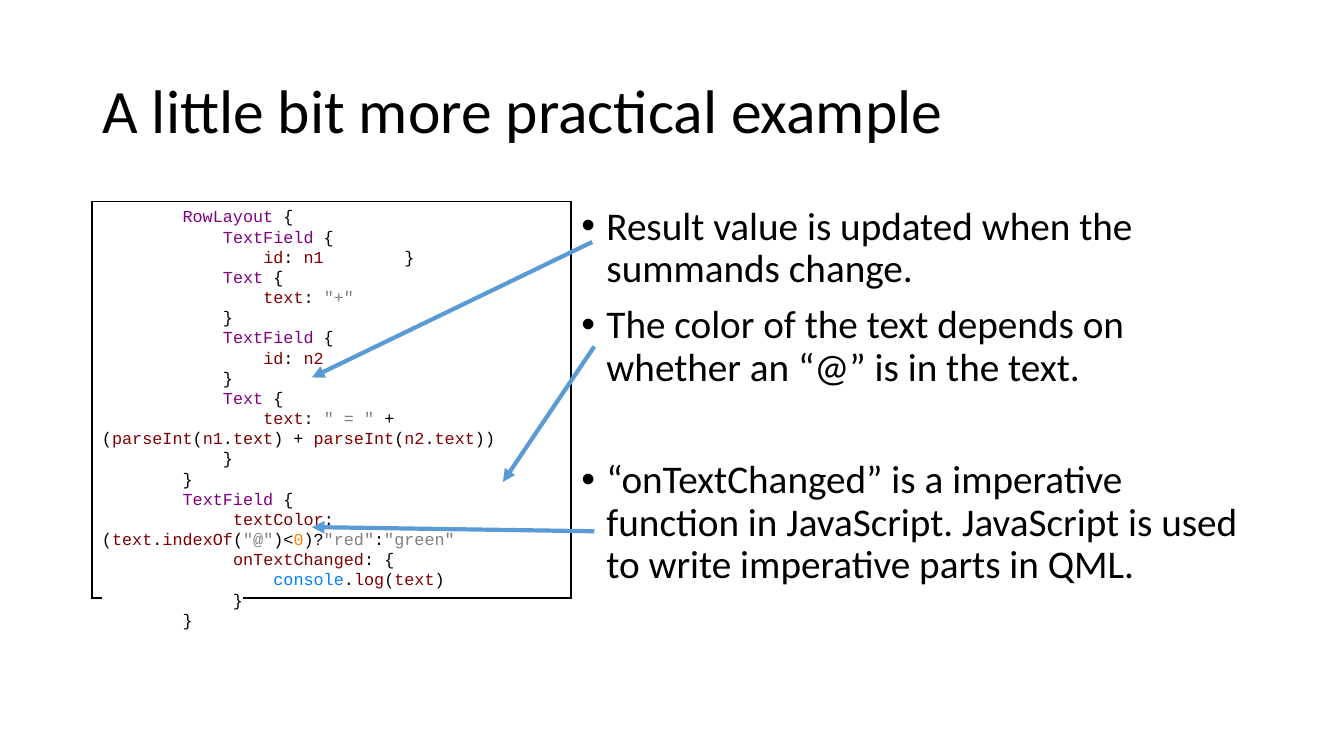
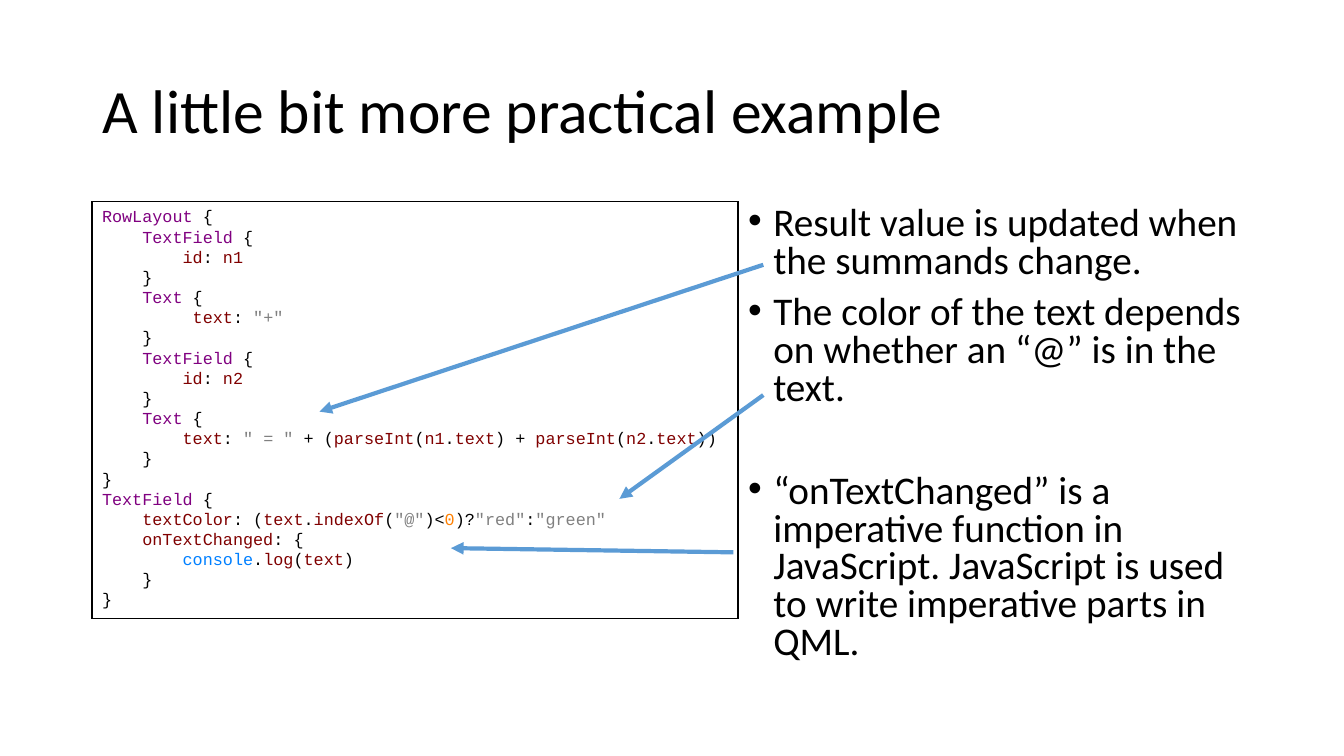
Before and after one commit to RudolfVonKrugstein/qml-presentation, a slide deck: slide 7 of Praesentation.pptx. Drawn at 1344x756 pixels with LibreOffice and Linux fonts; fonts in the diff are those of the drawing. Boxes give left, top, right and bottom in pixels: in the first picture for what was removed or moved away, otherwise in the second. Text is boxed around its words. In the diff, an @@ line names an element or a change of style, - is before the commit and + after.

```diff
--- a/Praesentation.pptx
+++ b/Praesentation.pptx
@@ rectangle "RowLayout {": place and size @@
-rectangle "RowLayout {" at (92, 202, 571, 599)
+rectangle "RowLayout {" at (92, 202, 738, 619)
@@ text "Result value is updated when ...": place and size @@
-text "Result value is updated when ..." at (606, 212, 1237, 585)
+text "Result value is updated when ..." at (773, 208, 1241, 661)
@@ text "Result value is updated when ..." at (773, 208, 1241, 661): line spacing 0.9 to 0.8 @@
@@ text in rectangle at (183, 251, 243, 264): text changed @@
-id: n1 }
+id: n1
+}
@@ arrow moved from (593, 242) - (312, 377) to (763, 265) - (320, 411) @@
@@ arrow moved from (595, 347) - (503, 482) to (763, 395) - (620, 499) @@
@@ arrow moved from (595, 531) - (312, 527) to (734, 553) - (451, 548) @@
```
Also in this commit, not shown: 7 other slides changed.
